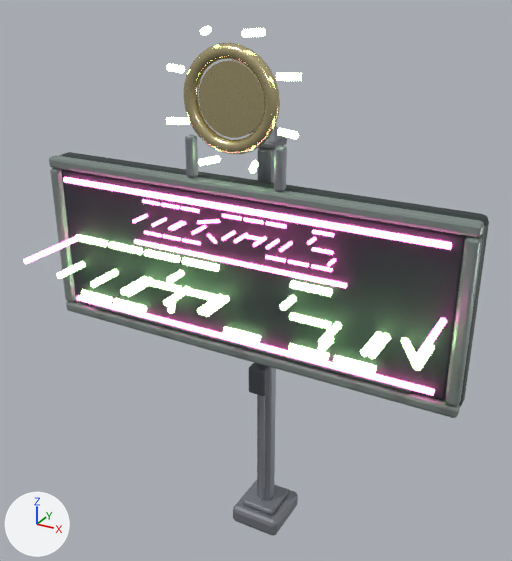
What one commit did to the glTF model assets/pbr/sign_tropic.glb.
Before and after are seen from a 50 mm camera at (2.36, -4.11, 4.51) aimed at (0.02, 0.13, 2.39). The axes (+X, +Y, +Z) are drawn at lower left. The lights are the same throughout. The older version comes first.

In view in the first picture: 'sign_tropic_border_s0', 'sign_tropic_border_s2', 'sign_tropic_crest_disc', 'sign_tropic_crest_ring', 'sign_tropic_crestpost_l', 'sign_tropic_crestpost_r', 'sign_tropic_face', 'sign_tropic_finial_0', 'sign_tropic_foot_0', 'sign_tropic_footplate_0', 'sign_tropic_mast_0', 'sign_tropic_mastcap_0', 'sign_tropic_plate', 'sign_tropic_rail_bottom', 'sign_tropic_rail_l', 'sign_tropic_rail_r', 'sign_tropic_rail_top' and 71 more.
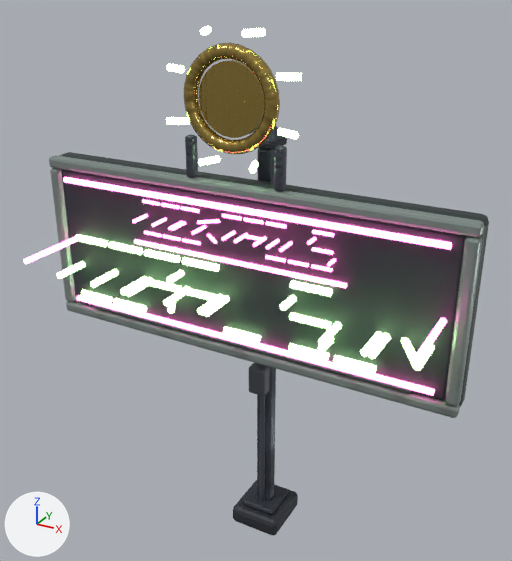
The change, as a list of edits to the scene's bpy script:
```text
Add img_vcw_tex_metal_sign_tropic_crest_metal_albedo:
    img_vcw_tex_metal_sign_tropic_crest_metal_albedo = load_image('vcw_tex_metal_sign_tropic_crest_metal_albedo', '_unpacked/vcw_tex_metal_sign_tropic_crest_metal_albedo', 128, 128, 'sRGB')
Add img_vcw_tex_metal_sign_tropic_crest_metal_orm:
    img_vcw_tex_metal_sign_tropic_crest_metal_orm = load_image('vcw_tex_metal_sign_tropic_crest_metal_orm', '_unpacked/vcw_tex_metal_sign_tropic_crest_metal_orm', 128, 128, 'Non-Color')
Add img_vcw_tex_metal_sign_tropic_crest_metal_normal:
    img_vcw_tex_metal_sign_tropic_crest_metal_normal = load_image('vcw_tex_metal_sign_tropic_crest_metal_normal', '_unpacked/vcw_tex_metal_sign_tropic_crest_metal_normal', 128, 128, 'Non-Color')
Add img_vcw_tex_metal_sign_tropic_mast_mat_normal:
    img_vcw_tex_metal_sign_tropic_mast_mat_normal = load_image('vcw_tex_metal_sign_tropic_mast_mat_normal', '_unpacked/vcw_tex_metal_sign_tropic_mast_mat_normal', 128, 128, 'Non-Color')
Add img_vcw_tex_metal_sign_tropic_mast_mat_albedo:
    img_vcw_tex_metal_sign_tropic_mast_mat_albedo = load_image('vcw_tex_metal_sign_tropic_mast_mat_albedo', '_unpacked/vcw_tex_metal_sign_tropic_mast_mat_albedo', 128, 128, 'sRGB')
Add img_vcw_tex_metal_sign_tropic_mast_mat_orm:
    img_vcw_tex_metal_sign_tropic_mast_mat_orm = load_image('vcw_tex_metal_sign_tropic_mast_mat_orm', '_unpacked/vcw_tex_metal_sign_tropic_mast_mat_orm', 128, 128, 'Non-Color')
Add img_vcw_tex_metal_sign_tropic_foot_mat_orm:
    img_vcw_tex_metal_sign_tropic_foot_mat_orm = load_image('vcw_tex_metal_sign_tropic_foot_mat_orm', '_unpacked/vcw_tex_metal_sign_tropic_foot_mat_orm', 128, 128, 'Non-Color')
Add img_vcw_tex_metal_sign_tropic_foot_mat_albedo:
    img_vcw_tex_metal_sign_tropic_foot_mat_albedo = load_image('vcw_tex_metal_sign_tropic_foot_mat_albedo', '_unpacked/vcw_tex_metal_sign_tropic_foot_mat_albedo', 128, 128, 'sRGB')
Add img_vcw_tex_metal_sign_tropic_foot_mat_normal:
    img_vcw_tex_metal_sign_tropic_foot_mat_normal = load_image('vcw_tex_metal_sign_tropic_foot_mat_normal', '_unpacked/vcw_tex_metal_sign_tropic_foot_mat_normal', 128, 128, 'Non-Color')
Change mat_sign_tropic_foot_mat:
    remove # nodes: BsdfPrincipled, OutputMaterial
    remove # colours: grey #8b8e95
    nodes: BsdfPrincipled, NormalMap, OutputMaterial, SeparateColor, TexImage x3
    uses the picture img_vcw_tex_metal_sign_tropic_foot_mat_albedo
    uses the picture img_vcw_tex_metal_sign_tropic_foot_mat_normal
    uses the picture img_vcw_tex_metal_sign_tropic_foot_mat_orm
Change mat_sign_tropic_mast_mat:
    remove # nodes: BsdfPrincipled, OutputMaterial
    remove # colours: grey #9ea2aa
    nodes: BsdfPrincipled, NormalMap, OutputMaterial, SeparateColor, TexImage x3
    uses the picture img_vcw_tex_metal_sign_tropic_mast_mat_albedo
    uses the picture img_vcw_tex_metal_sign_tropic_mast_mat_normal
    uses the picture img_vcw_tex_metal_sign_tropic_mast_mat_orm
Change mat_sign_tropic_crest_metal:
    remove # nodes: BsdfPrincipled, OutputMaterial
    remove # colours: beige #ddce9e
    nodes: BsdfPrincipled, NormalMap, OutputMaterial, SeparateColor, TexImage x3
    uses the picture img_vcw_tex_metal_sign_tropic_crest_metal_albedo
    uses the picture img_vcw_tex_metal_sign_tropic_crest_metal_normal
    uses the picture img_vcw_tex_metal_sign_tropic_crest_metal_orm
```

Boxes (x1, y1, x2, y2) around the edits, measured in the pictures (512 x 561 px):
'sign_tropic_crest_ring', surface changed (beige to yellow): (183, 43, 280, 154) in both
'sign_tropic_crest_disc', surface changed (beige to brown): (199, 60, 265, 138) in both
'sign_tropic_mast_0', surface changed (darker): (257, 148, 276, 501) in both
'sign_tropic_foot_0', surface changed (grey to black): (233, 480, 298, 535) in both
'sign_tropic_footplate_0', surface changed (grey to black): (243, 484, 288, 515) in both
'sign_tropic_crestpost_r', surface changed (darker): (274, 145, 287, 192) in both
'sign_tropic_crestpost_l', surface changed (grey to black): (185, 134, 198, 178) in both
'sign_tropic_mastcap_0', surface changed (grey to black): (258, 136, 287, 150) in both
'sign_tropic_finial_0', surface changed: (266, 125, 282, 141) in both
